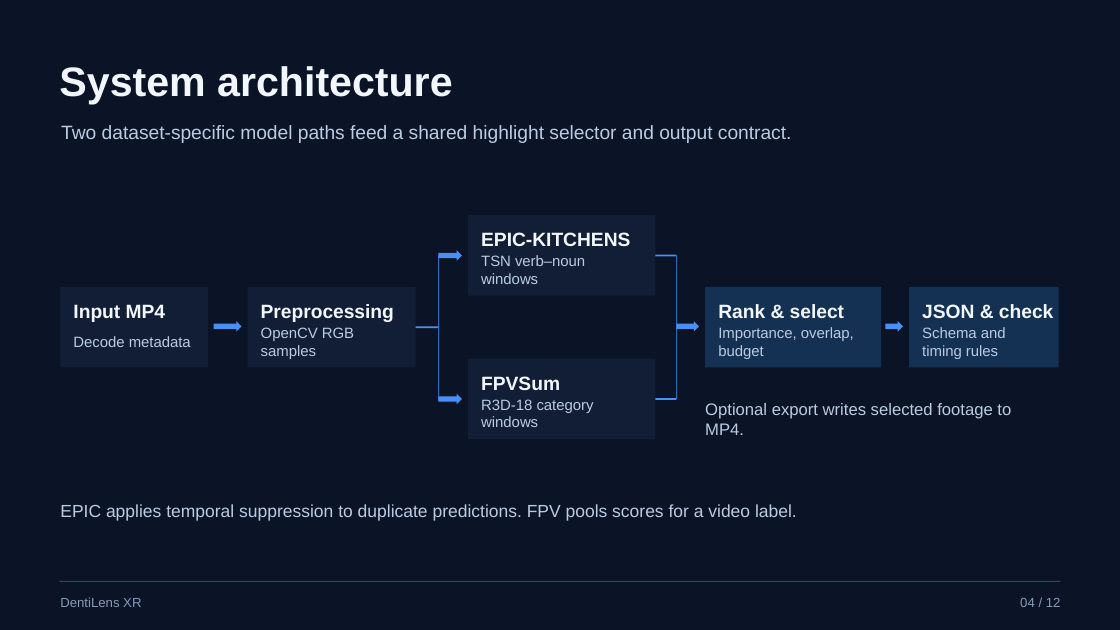
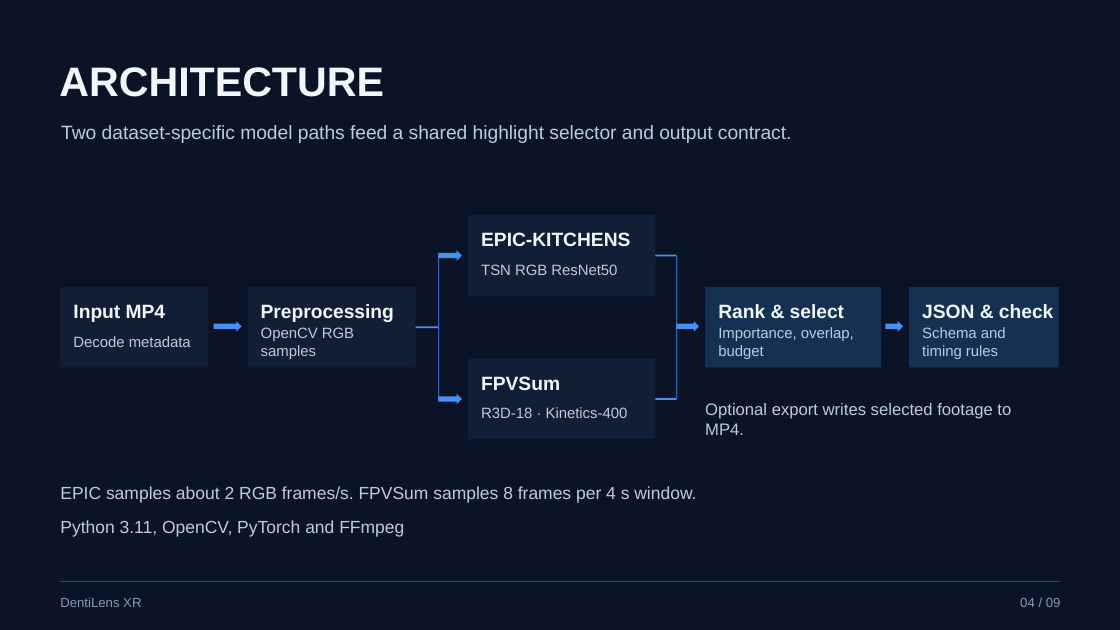
Before and after one commit to ArhamChoudhary-ui/DentiLens, a slide deck: slide 4 of reference/submission/Final Presentation/VelloreInstituteofTechnology_Rajasthani.pptx. Drawn at 1120x630 pixels with LibreOffice and Linux fonts; fonts in the diff are those of the drawing. Boxes give left, top, right and bottom in pixels: in the first picture for what was removed or moved away, otherwise in the second. Text is boxed around its words. In the diff, an @@ line names an element or a change of style, - is before the commit and + after.

```diff
--- a/reference/submission/Final Presentation/VelloreInstituteofTechnology_Rajasthani.pptx
+++ b/reference/submission/Final Presentation/VelloreInstituteofTechnology_Rajasthani.pptx
@@ text at (59,67,384,97): text changed @@
-System architecture
+ARCHITECTURE
@@ text at (481,264,617,275): text changed @@
-TSN verb–noun windows
+TSN RGB ResNet50
@@ text at (481,407,628,418): text changed @@
-R3D-18 category windows
+R3D-18 · Kinetics-400
@@ text at (60,486,696,503): text changed @@
-EPIC applies temporal suppression to duplicate predictions. FPV pools scores for a video label.
+EPIC samples about 2 RGB frames/s. FPVSum samples 8 frames per 4 s window.
@@ text added at (60,520,404,537), 15 pt, text #BACBE2 @@
+Python 3.11, OpenCV, PyTorch and FFmpeg
@@ text at (1020,598,1061,607): text changed @@
-04 / 12
+04 / 09
```
Also in this commit, not shown: 8 other slides changed, 3 slides removed, 2 other files.
